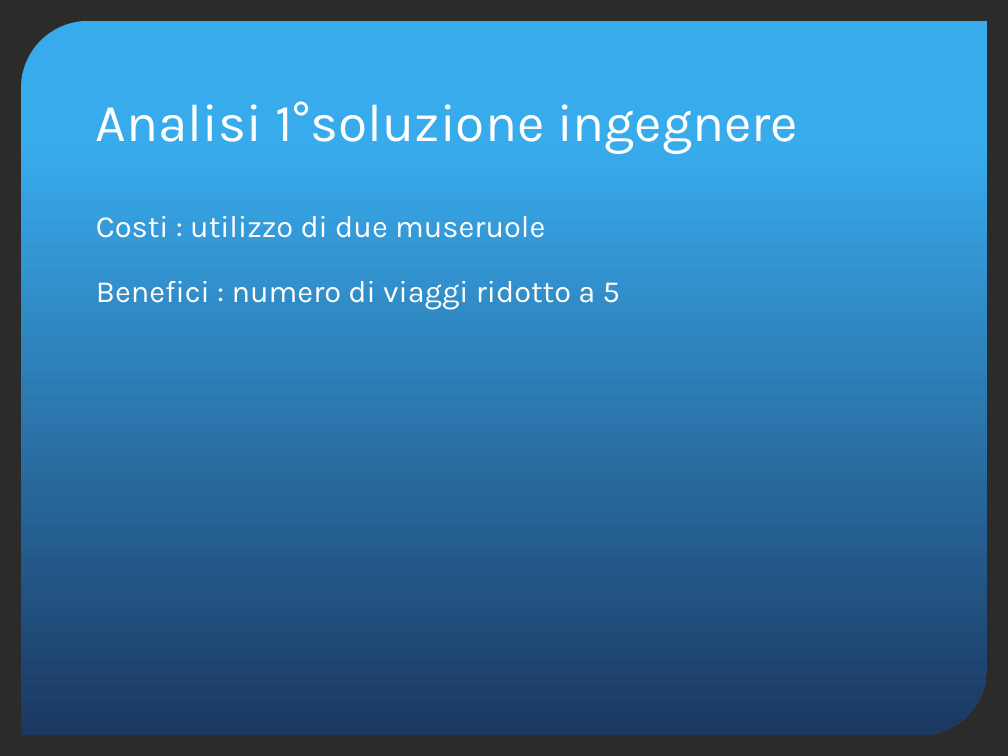
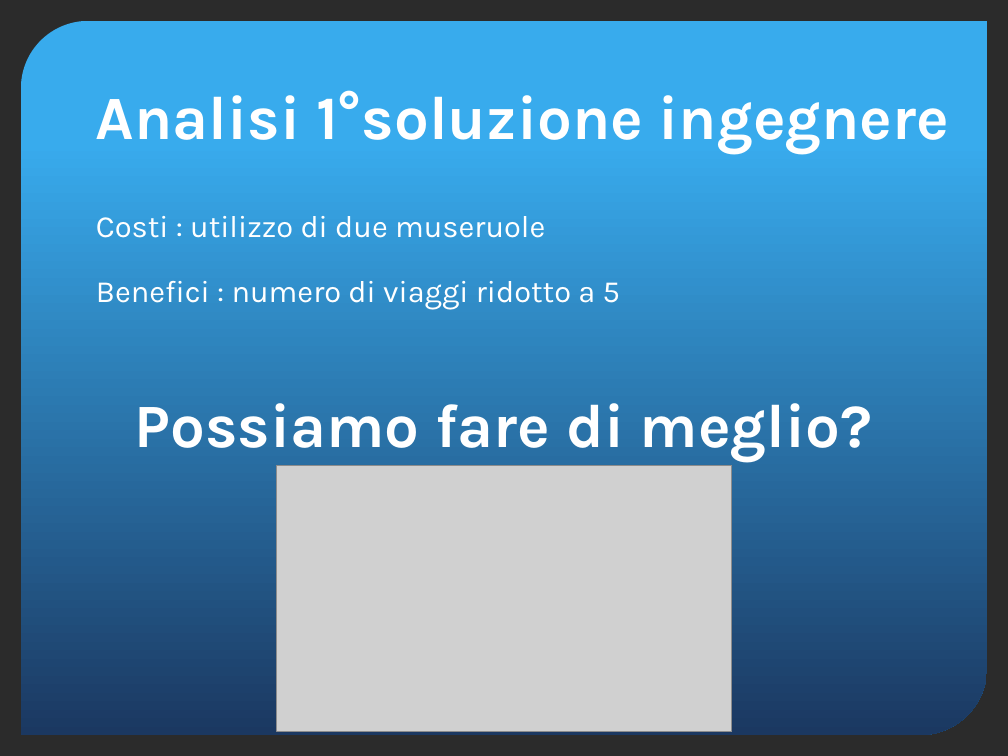
Before and after one commit to yan0z/ISW, a slide deck: slide 12 of Quesito4-presentazione.pptx. Drawn at 1008x756 pixels with LibreOffice and Linux fonts; fonts in the diff are those of the drawing; grey boxes stand for pictures; background and template pictures are left out; a plain dark background stands for a picture behind light text. Boxes give left, top, right and bottom in pixels: in the first picture for what was removed or moved away, otherwise in the second. Text is boxed around its words. In the diff, an @@ line names an element or a change of style, - is before the commit and + after.

```diff
--- a/Quesito4-presentazione.pptx
+++ b/Quesito4-presentazione.pptx
@@ title "Analisi 1°soluzione ingegnere" at [96, 90, 950, 154]: size 38 to 44 pt, bold on @@
@@ text added at [135, 403, 873, 462], 44 pt, text #FFFFFF, bold @@
+Possiamo fare di meglio?
@@ picture added at [277, 466, 732, 732] @@
```
Also in this commit, not shown: 9 other slides changed, 1 slide removed.
